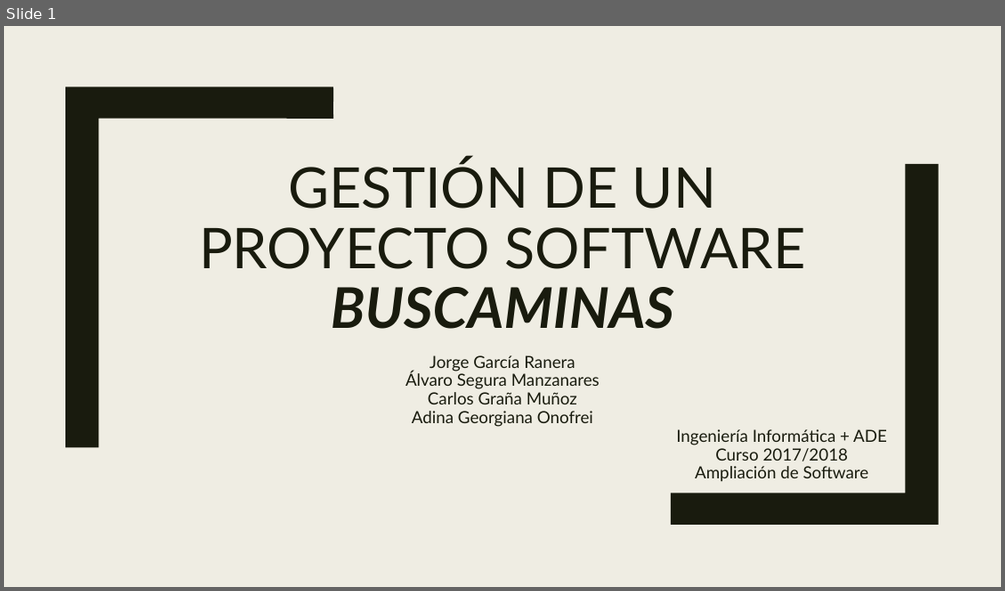
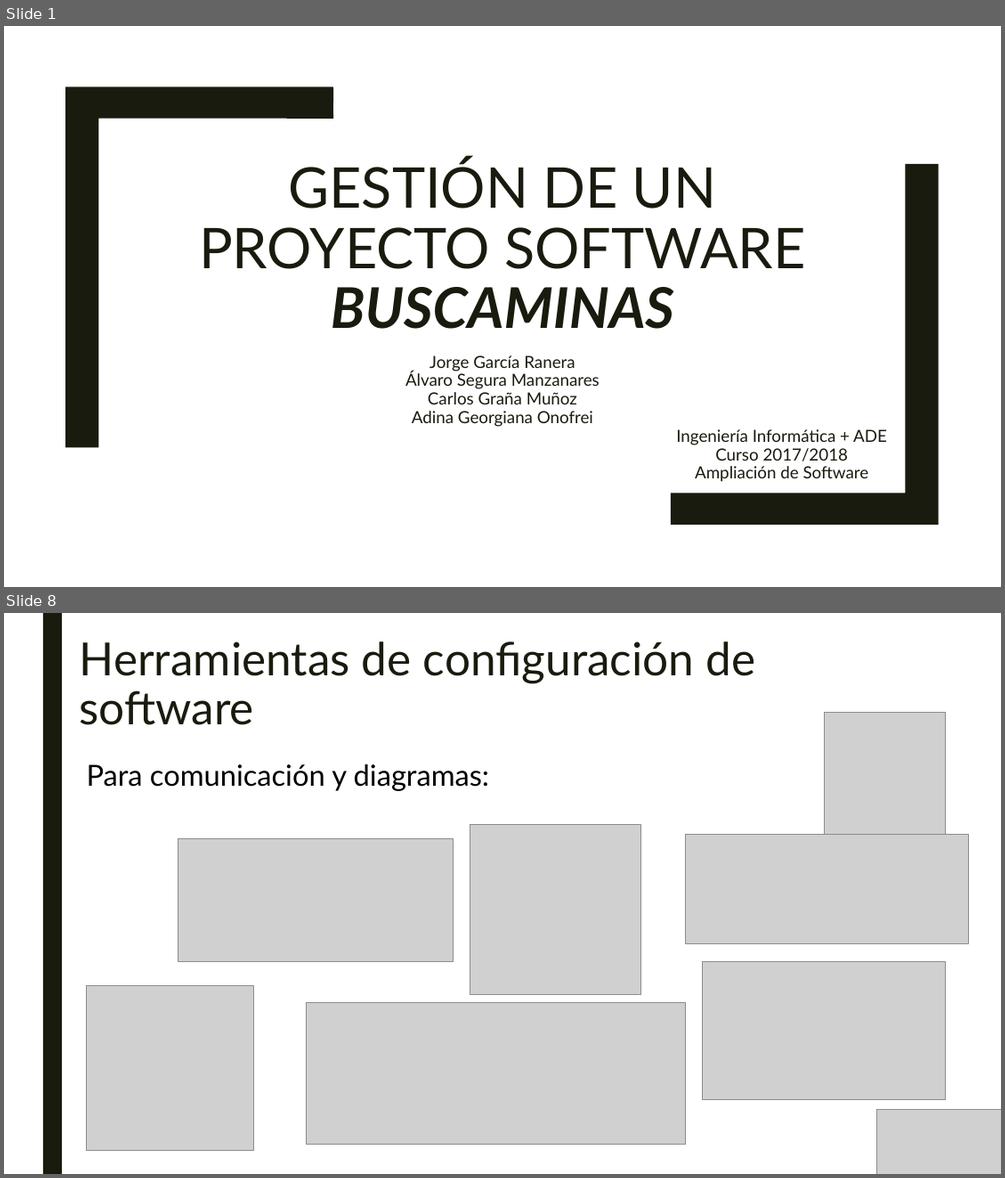
Before and after one commit to SombraJ/practicaAIS, a slide deck: Gestión de un proyecto Software.pptx. Shown one above the other, each under a label of ours: slide 1 before the commit, slides 1 and 8 after it; the slides between them are not shown. The pictures are 1005x591 and 1005x1178 pixels, drawn with LibreOffice and Linux fonts; fonts in the diff are those of the drawing; grey boxes stand for pictures. Boxes give left, top, right and bottom in pixels: in the first picture for what was removed or moved away, otherwise in the second. Text is boxed around its words. In the diff, an @@ line names an element or a change of style, - is before the commit and + after.

```diff
--- a/Gestión de un proyecto Software.pptx
+++ b/Gestión de un proyecto Software.pptx
@@ slide 8 added at (4,613,1001,1174), background #FFFFFF @@
@@ rectangle added at (43,613,62,1174), fill #191B0E @@
@@ title added at (80,641,755,725), 44 pt, text #191B0E @@
+Herramientas de configuración de software
@@ picture added at (825,713,946,834) @@
@@ text added at (87,764,489,791), 28 pt, text #000000 @@
+Para comunicación y diagramas:
@@ picture added at (469,824,640,995) @@
@@ picture added at (178,839,453,962) @@
@@ picture added at (685,835,969,944) @@
@@ picture added at (86,986,254,1151) @@
@@ picture added at (703,962,947,1099) @@
@@ picture added at (306,1003,685,1144) @@
@@ picture added at (877,1110,1001,1174) @@
@@ slide 1 changed as well @@
@@ background #EFEDE3 to #FFFFFF @@
```
Also in this commit, not shown: 3 other slides changed, 11 other slides added, 1 slide removed.
